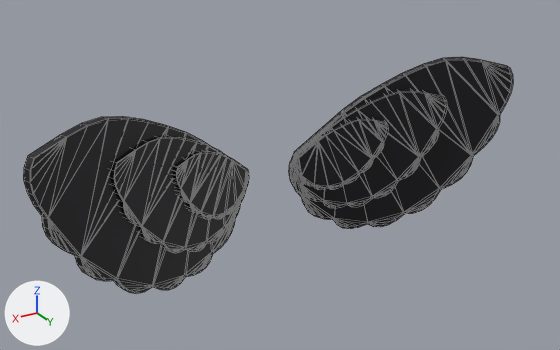
The FBX model Blender/UGC/Export/AngelWings.fbx, before and after one commit.
Before and after are seen from a 50 mm lens placed at (2.6, 5.13, 2.67), pointed at (0.05, 0.89, 0.55). Lighting does not change. The marker at lower left points along +X, +Y and +Z. The picture after the commit comes second. Mesh edges are drawn as thin lines.

The older version as bpy lines, for what is in view:
```python
me_angelwings_001 = bpy.data.meshes.new('AngelWings.001')
me_angelwings_001.from_pydata(...)  # 1176 vertices, 1716 faces; spans x -1.81..1.81, y 0.58..1.21, z -0.11..1.21
me_angelwings_001.materials.append(mat_angelwings)  # picture img_angelwings_png
ob_angelwings = bpy.data.objects.new('AngelWings', me_angelwings_001)
ob_angelwings.location = (0.0, 0.0, 0.0)
```
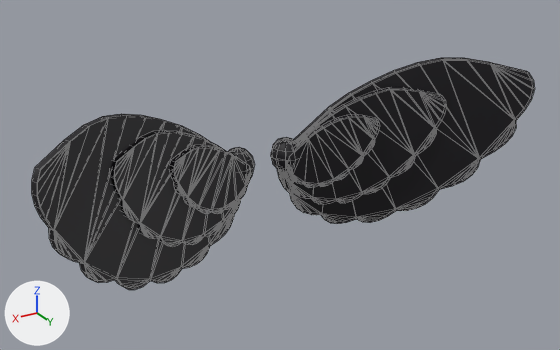
Location of each change, [x1, y1, x2, y2] in pixels of the pictures (560 x 350 px):
'AngelWings', reshaped
    before: [23, 57, 513, 294]
    after: [32, 58, 534, 290]
part 1 of me_angelwings_001, added
    after: [271, 137, 298, 173]
part 2 of me_angelwings_001, added
    after: [228, 147, 255, 179]
part 3 of me_angelwings_001, rebuilt (15% wider)
    before: [289, 57, 513, 229]
    after: [277, 58, 534, 224]
part 4 of me_angelwings_001, rebuilt
    before: [294, 117, 388, 190]
    after: [287, 114, 380, 188]
part 5 of me_angelwings_001, rebuilt (8% narrower)
    before: [23, 116, 242, 294]
    after: [32, 114, 234, 290]
part 6 of me_angelwings_001, rebuilt
    before: [172, 151, 249, 219]
    after: [170, 145, 251, 214]
part 7 of me_angelwings_001, cut back
    before: [110, 89, 447, 253]
    after: [110, 87, 446, 247]

Diff of the bpy script that builds the scene:
```diff
--- a/Blender/UGC/Export/AngelWings.fbx.py
+++ b/Blender/UGC/Export/AngelWings.fbx.py
@@ me_angelwings_001 @@
 # used by ob_angelwings; location = (0.0, 0.0, 0.0)
-me_angelwings_001.from_pydata(...)  # 1176 vertices, 1716 faces; spans x -1.81..1.81, y 0.58..1.21, z -0.11..1.21
+me_angelwings_001.from_pydata(...)  # 1384 vertices, 1956 faces; spans x -1.82..1.82, y 0.43..1.4, z -0.11..1.21
+# me_angelwings_001 part 1: a new loose piece, a UV sphere (10 segments, 6 rings, poles along z) spanning x -0.31..-0.09, y 0.43..0.69, z 0.39..0.67, in mat_angelwings (picture img_angelwings_png)
+# me_angelwings_001 part 2: a new loose piece, a UV sphere (10 segments, 6 rings, poles along z) spanning x 0.09..0.31, y 0.43..0.69, z 0.39..0.67, in mat_angelwings (picture img_angelwings_png)
+# me_angelwings_001 part 3: the loose piece of 98 vertices spanning x -1.81..-0.19, y 0.58..1.21, z -0.11..1.21 is rebuilt with 98 vertices and now spans x -1.82..-0.15, y 0.51..1.4, z -0.11..1.21
+# me_angelwings_001 part 4: the loose piece of 98 vertices spanning x -0.86..-0.19, y 0.65..0.94, z 0.28..0.82 is rebuilt with 98 vertices and now spans x -0.84..-0.15, y 0.61..0.86, z 0.28..0.82
+# me_angelwings_001 part 5: the loose piece of 98 vertices spanning x 0.19..1.81, y 0.58..1.21, z -0.11..1.21 is rebuilt with 98 vertices and now spans x 0.15..1.82, y 0.51..1.4, z -0.11..1.21
+# me_angelwings_001 part 6: the loose piece of 98 vertices spanning x 0.19..0.86, y 0.65..0.94, z 0.28..0.82 is rebuilt with 98 vertices and now spans x 0.15..0.84, y 0.61..0.86, z 0.28..0.82
+# me_angelwings_001 part 7: 6 vertices moved within x -1.28..1.28, y 1.03..1.06, z 0.65..0.81; 384 vertices removed from x -1.31..1.31, y 0.61..1.07, z 0.1..1.0; 188 vertices added at x -1.3..1.3, y 0.56..1.06, z 0.1..1.0
+# other edits to the shape of me_angelwings_001 do not show in these pictures
 me_angelwings_001.materials.append(mat_angelwings)
```
